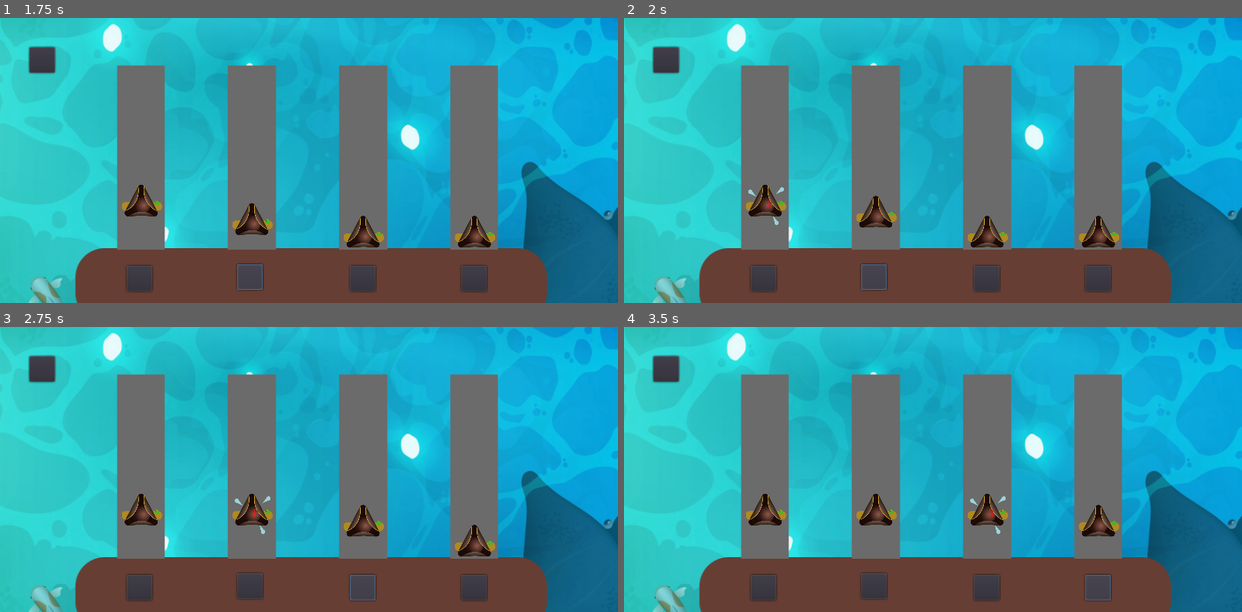
Above: before the commit, frames 1-4 (two rows, left to right).
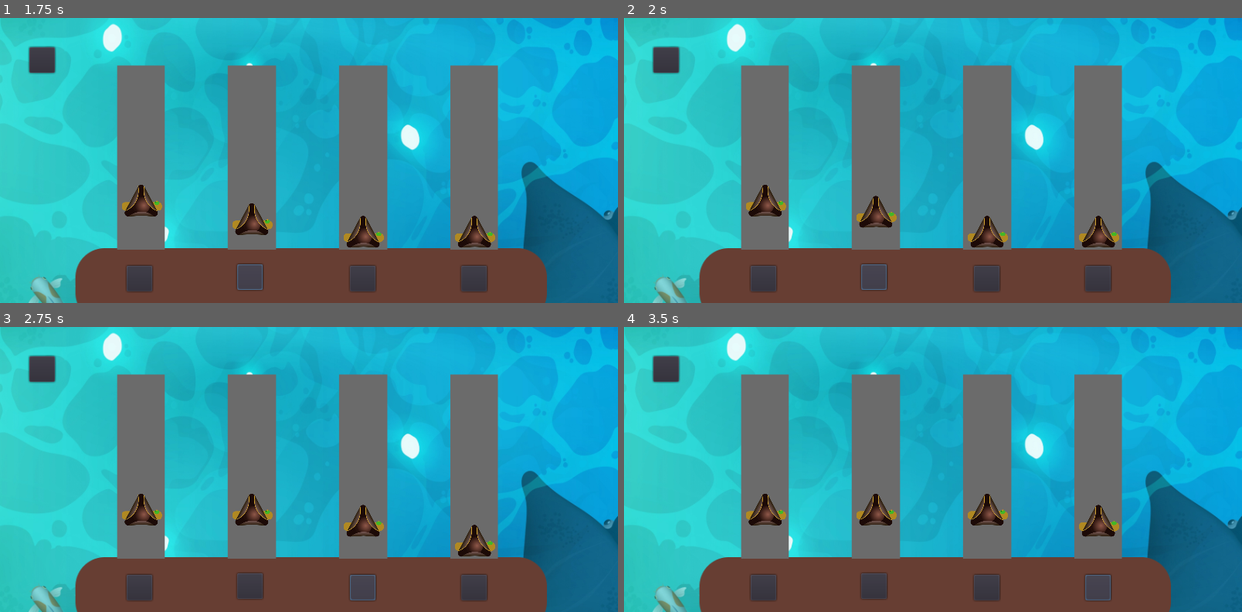
Above: after the commit, the same moments.

Repository: victormassatieze/A-Prancha
Game: Godot game, scene res://Node2D.tscn
The game is run twice, just before and just after one commit, with the same random seed, the same clock (stepped at 60 frames per second) and the same inputs.
Inputs (mouse positions are in pixels of both pictures, inside the frame that each line leads up to):
- Up to frame 1 (1.75 s): click (142, 277) at 0.5 s; click (247, 277) at 1.25 s
- Up to frame 2 (2 s): no input
- Up to frame 3 (2.75 s): click (364, 586) at 2 s
- Up to frame 4 (3.5 s): click (1099, 586) at 2.75 s

Frame 1 is identical in both runs. In frame 2, less than 0.1% of the frame differs, in the area x 20-26%, y 59-73%; in frame 3, less than 0.1%; in frame 4, less than 0.1%.

Commit message:
Add files via upload

Diff:
--- a/Node2D.tscn
+++ b/Node2D.tscn
@@ -14,7 +14,7 @@
 
 [node name="Player1" parent="." instance=ExtResource( 1 )]
 position = Vector2( 193, 297 )
-scale = Vector2( 0.7, 0.7 )
+scale = Vector2( 0.5, 0.5 )
 
 [node name="Button1" type="Button" parent="."]
 margin_left = 173.0
@@ -24,7 +24,7 @@
 
 [node name="Player2" parent="." instance=ExtResource( 1 )]
 position = Vector2( 344, 297 )
-scale = Vector2( 0.7, 0.7 )
+scale = Vector2( 0.5, 0.5 )
 
 [node name="Button2" type="Button" parent="."]
 margin_left = 324.0
@@ -34,7 +34,7 @@
 
 [node name="Player3" parent="." instance=ExtResource( 1 )]
 position = Vector2( 496, 297 )
-scale = Vector2( 0.7, 0.7 )
+scale = Vector2( 0.5, 0.5 )
 
 [node name="Button3" type="Button" parent="."]
 margin_left = 478.0
@@ -44,7 +44,7 @@
 
 [node name="Player4" parent="." instance=ExtResource( 1 )]
 position = Vector2( 648, 297 )
-scale = Vector2( 0.7, 0.7 )
+scale = Vector2( 0.5, 0.5 )
 
 [node name="Button4" type="Button" parent="."]
 margin_left = 630.0
--- a/Player.gd
+++ b/Player.gd
@@ -2,9 +2,8 @@
 
 export var speed = 40
 var screen_size
-var press_count = 0
+var press_count = 0;
 var target_position
-var count = 0
 
 # Called when the node enters the scene tree for the first time.
 func _ready():
@@ -20,18 +19,11 @@
 	if press_count > 0:
 		if position.y > target_position:
 			position.y -= speed * delta
-			count = 0
-		elif count < 60:
-			$AnimatedSprite.play("walk")
-			count += 1
-		else:
-			$AnimatedSprite.stop()
-			$AnimatedSprite.frame = 0
-			count += 1
+			$AnimatedSprite.animation = "walk"
 	if press_count == 6:
 		if position.y > target_position:
 			position.y -= speed * delta
-			$AnimatedSprite.play("walk")
+			$AnimatedSprite.animation = "walk"
 		else:
 			rotation_degrees += 400 * delta
 			scale -= 5 * scale * delta
--- a/Player.tscn
+++ b/Player.tscn
@@ -6,10 +6,10 @@
 
 [sub_resource type="SpriteFrames" id=1]
 animations = [ {
-"frames": [ ExtResource( 3 ), ExtResource( 2 ) ],
+"frames": [ ExtResource( 3 ), ExtResource( 3 ), ExtResource( 2 ), ExtResource( 2 ) ],
 "loop": true,
 "name": "walk",
-"speed": 5.0
+"speed": 1.0
 } ]
 
 [sub_resource type="CircleShape2D" id=2]
Not shown, added: a_prancha.pck
